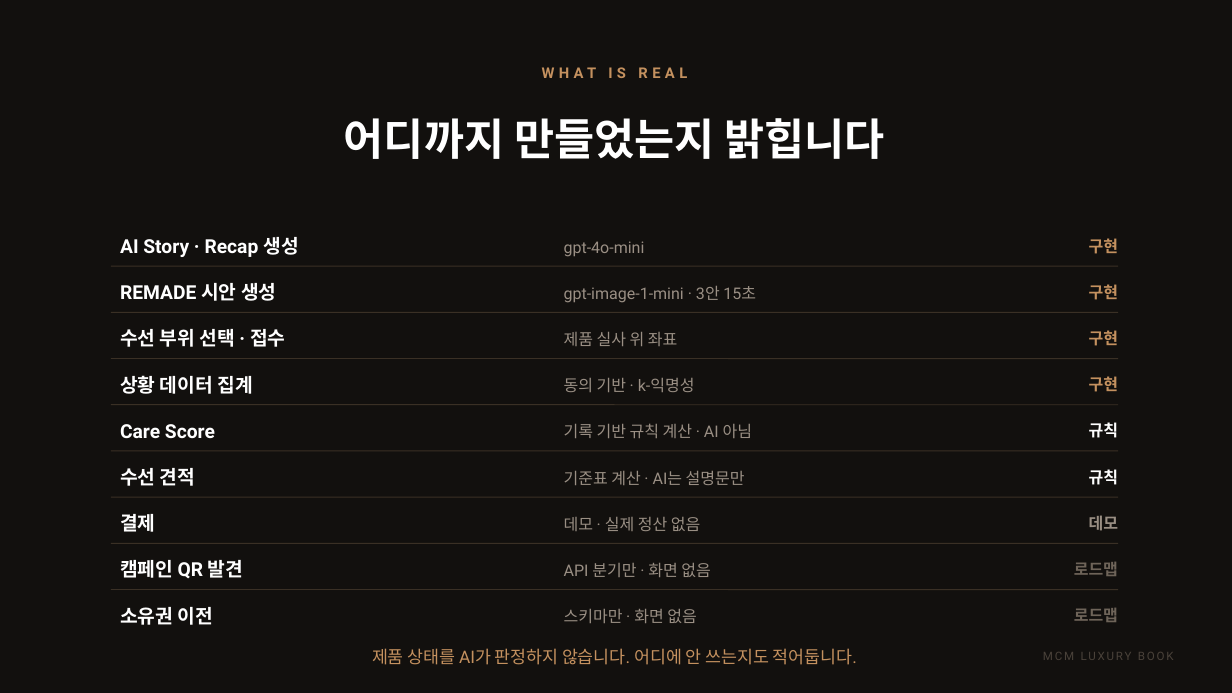
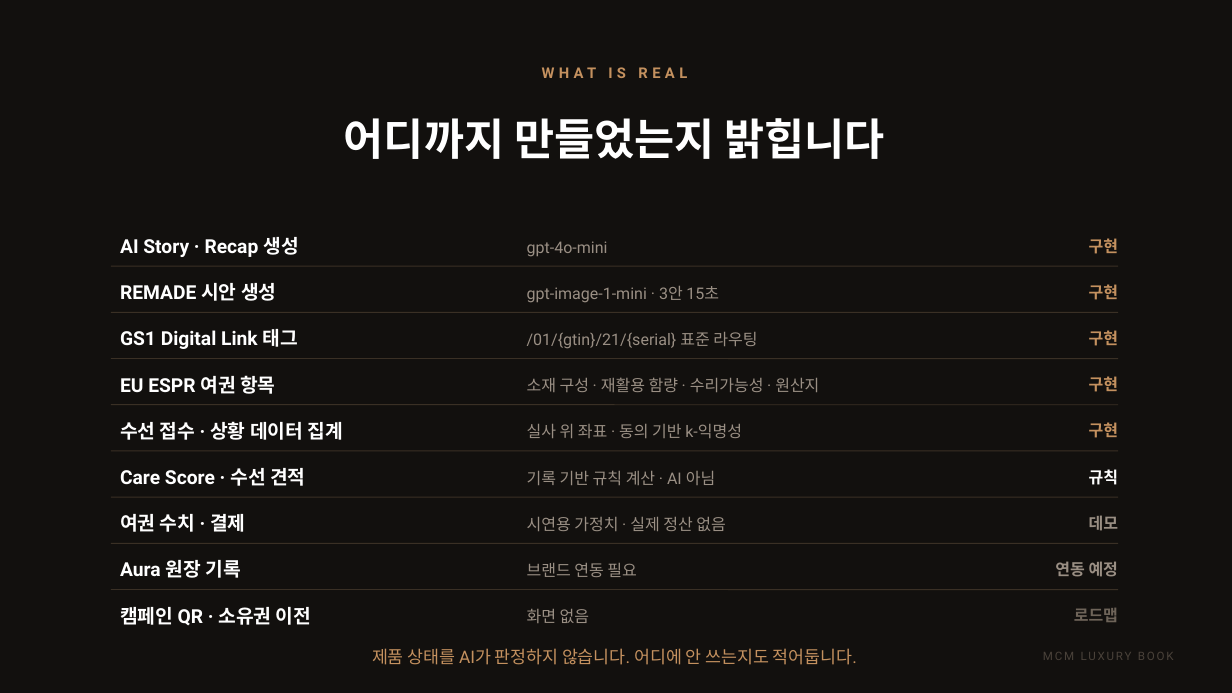
Before and after one commit to elominatedCloud/likeGonzi, a slide deck: slide 24 of docs/ir/MCM_Luxury_Book_IR.pptx. Drawn at 1232x693 pixels with LibreOffice and Linux fonts; fonts in the diff are those of the drawing; background and template pictures are left out. Boxes give left, top, right and bottom in pixels: in the first picture for what was removed or moved away, otherwise in the second. Text is boxed around its words. In the diff, an @@ line names an element or a change of style, - is before the commit and + after.

```diff
--- a/docs/ir/MCM_Luxury_Book_IR.pptx
+++ b/docs/ir/MCM_Luxury_Book_IR.pptx
@@ text "gpt-4o-mini": place and size @@
-text "gpt-4o-mini" at (564, 241, 645, 257)
+text "gpt-4o-mini" at (527, 241, 608, 257)
@@ text "gpt-image-1-mini · 3안 15초": place and size @@
-text "gpt-image-1-mini · 3안 15초" at (564, 286, 756, 303)
+text "gpt-image-1-mini · 3안 15초" at (527, 286, 719, 303)
@@ text at (120, 329, 298, 349): text changed @@
-수선 부위 선택 · 접수
+GS1 Digital Link 태그
@@ text at (527, 332, 757, 349): text changed @@
-제품 실사 위 좌표
+/01/{gtin}/21/{serial} 표준 라우팅
@@ text at (120, 375, 275, 394): text changed @@
-상황 데이터 집계
+EU ESPR 여권 항목
@@ text added at (527, 377, 819, 392), 12.5 pt, text #9A8F84 @@
+소재 구성 · 재활용 함량 · 수리가능성 · 원산지
@@ text at (120, 421, 342, 440): text changed @@
-Care Score
+수선 접수 · 상황 데이터 집계
@@ text at (527, 424, 742, 438): text changed @@
-동의 기반 · k-익명성
+실사 위 좌표 · 동의 기반 k-익명성
@@ text at (1089, 422, 1118, 438): text changed; text colour #FFFFFF to #C4915F @@
-규칙
+구현
@@ text at (120, 468, 305, 486): text changed @@
-수선 견적
+Care Score · 수선 견적
@@ text "기록 기반 규칙 계산 · ...": place and size @@
-text "기록 기반 규칙 계산 · ..." at (564, 423, 752, 438)
+text "기록 기반 규칙 계산 · ..." at (527, 470, 715, 485)
@@ text removed at (564, 471, 745, 485) @@
-기준표 계산 · AI는 설명문만
@@ text at (120, 514, 245, 532): text changed @@
-결제
+여권 수치 · 결제
@@ text at (527, 517, 725, 531): text changed @@
-데모 · 실제 정산 없음
+시연용 가정치 · 실제 정산 없음
@@ text at (120, 560, 240, 578): text changed @@
-캠페인 QR 발견
+Aura 원장 기록
@@ text at (527, 563, 636, 577): text changed @@
-API 분기만 · 화면 없음
+브랜드 연동 필요
@@ text at (1055, 561, 1118, 577): text changed; text colour #6E6459 to #9A8F84 @@
-로드맵
+연동 예정
@@ text at (120, 607, 311, 625): text changed @@
-소유권 이전
+캠페인 QR · 소유권 이전
@@ text at (527, 609, 589, 623): text changed @@
-스키마만 · 화면 없음
+화면 없음
```
Also in this commit, not shown: 1 other slide changed, 1 slide added, 1 slide removed, 3 other files.
